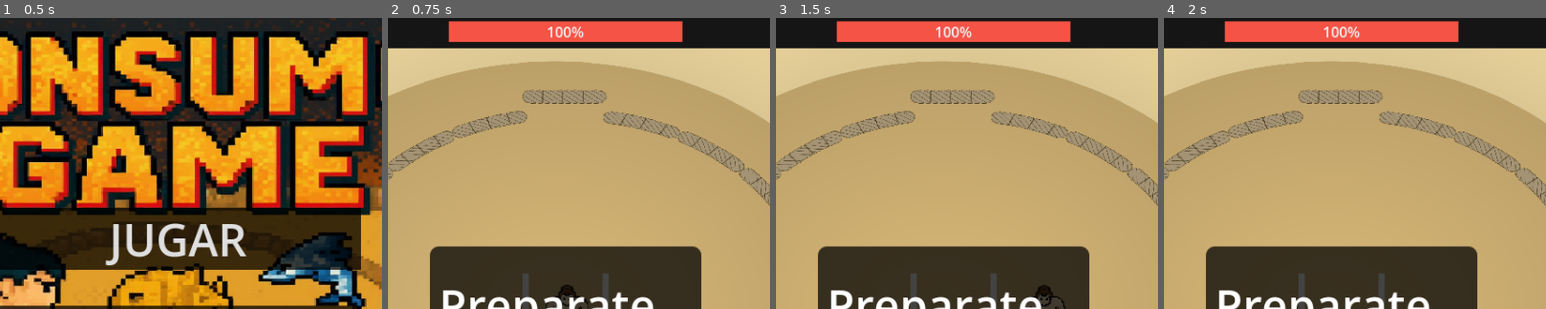
Above: before the commit, frames 1-4 (left to right).
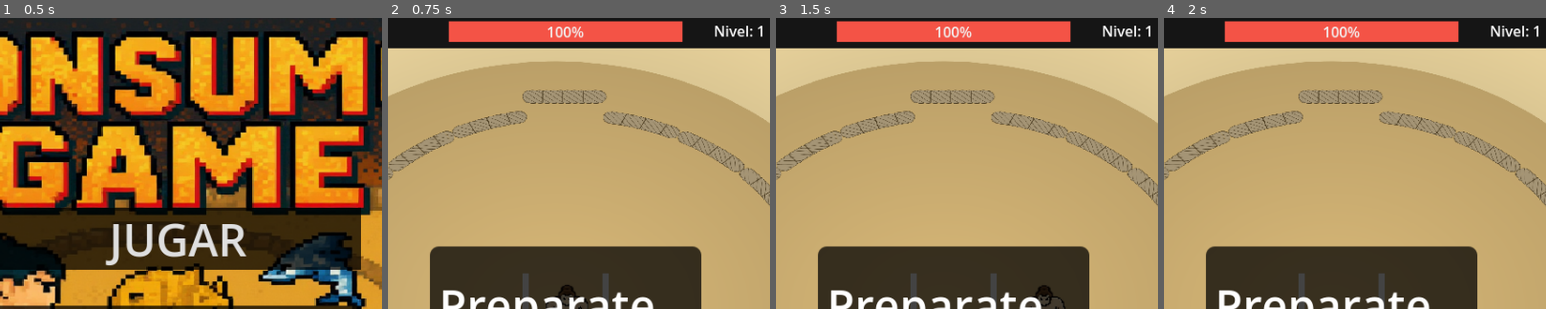
Above: after the commit, the same moments.

Repository: IRE7R0I/VideoGame-ConSumo-Complete
Game: Godot game, scene res://Scenes/Menu.tscn
Same seed, same stepped clock (60 frames per second), same inputs: the game is played once before the commit and once after it.
Inputs:
- Up to frame 1 (0.5 s): no input
- Up to frame 2 (0.75 s): click "JUGAR" at 0.5 s
- Up to frame 3 (1.5 s): tap Enter at 1.25 s; hold Right (ui_right) from 1.28 s (still down)
- Up to frame 4 (2 s): keep holding Right (ui_right)
The pictures show only the part of the screen within x 27-77%, y 1-51%; the shares and areas given below are measured in that part.

Frame 1 is identical in both runs. In frame 2, 0.3% of the frame differs, in the area x 85-98%, y 2-7%; in frame 3, 0.3%; in frame 4, 0.3%.

Commit message:
Alternative Version For University Project

Diff:
--- a/Scenes/Hud.tscn
+++ b/Scenes/Hud.tscn
@@ -30,6 +30,7 @@
 expand_margin_bottom = 5.0
 
 [node name="HUD" type="CanvasLayer"]
+process_mode = 1
 script = ExtResource("1_chfh5")
 
 [node name="ColorRect" type="ColorRect" parent="."]
@@ -128,7 +129,24 @@
 text = "SALIR
 "
 
+[node name="LevelCount" type="Label" parent="."]
+offset_left = 590.0
+offset_top = 7.0
+offset_right = 695.0
+offset_bottom = 32.0
+text = "NIVEL: "
+
+[node name="ContinueButton" type="Button" parent="."]
+process_mode = 2
+offset_left = 308.0
+offset_top = 436.0
+offset_right = 541.0
+offset_bottom = 490.0
+text = "CONTINUAR
+"
+
 [connection signal="pressed" from="RestartButton" to="." method="_on_restart_button_pressed"]
 [connection signal="timeout" from="MessageTimer" to="." method="_on_message_timer_timeout"]
+[connection signal="pressed" from="ExitButton" to="." method="_on_restart_button_pressed"]
 [connection signal="pressed" from="ExitButton" to="." method="_on_exit_button_pressed"]
-[connection signal="pressed" from="ExitButton" to="." method="_on_restart_button_pressed"]
+[connection signal="pressed" from="ContinueButton" to="." method="_on_continue_button_pressed"]
--- a/Scripts/Hud.gd
+++ b/Scripts/Hud.gd
@@ -5,12 +5,16 @@
 func _ready() -> void:
 	$RestartButton.hide()
 	$ExitButton.hide()
+	$ContinueButton.hide()
 
 func update_kilograms(total: int):
 	$KilogramCounter.text = "Kilos: " + str(total)
 
 func update_lives(cantidad: int):
 	$RemainingLives.text = "Vidas: " + str(cantidad)
+
+func update_level(nivel: int):
+	$LevelCount.text = "Nivel: " + str(nivel)
 
 func update_health_bar(value: int):
 	$ProgressBar.value = value
@@ -29,7 +33,15 @@
 	await $MessageTimer.timeout
 	$RestartButton.show()
 	$ExitButton.show()
-#
+
+func show_message_in_pause(text: String):
+	$Message.text = text
+	$Message.show()
+
+func show_continue_button():
+	print("Se muestra el boton")
+	$ContinueButton.show()
+
 func _on_message_timer_timeout():
 	$Message.hide()
 
@@ -41,3 +53,10 @@
 
 func _on_exit_button_pressed() -> void:
 	get_tree().quit()
+
+
+func _on_continue_button_pressed() -> void:
+	print("Funciona el Boton Continue")
+	$Message.hide()
+	$ContinueButton.hide()
+	get_parent().resume_game()
--- a/Scripts/Main.gd
+++ b/Scripts/Main.gd
@@ -12,6 +12,8 @@
 var generated_meals #Cada 10 comidas genera un pez globo
 var bad_probability
 var timer_difficult #creo que esta mal escrito tan buen ingles no tengo jajaja
+var level
+var kilogram_count_life
 
 func _ready() -> void:
 	new_game()
@@ -25,12 +27,16 @@
 	generated_meals = 0
 	bad_probability = 0.35
 	timer_difficult = 0.0
+	level = 1
+	kilogram_count_life = 0
 	$HUD.show_message("Preparate...")
 	$Player.start($StartPosition.position)
 	$StartTimer.start()
 	$HUD.update_kilograms(kilogram)
 	$HUD.update_health_bar(health)
 	$HUD.update_lives(life)
+	$HUD.update_level(level)
+
 	get_tree().call_group("enemies", "queue_free")
 	get_tree().call_group("goodfoods", "queue_free")
 	get_tree().call_group("badfoods", "queue_free")
@@ -47,6 +53,17 @@
 	$HUD.update_lives(0)
 	$HUD.show_game_over(kilogram)
 	$GameOverSound.play()
+
+func resume_game():
+	print("El juego sigue")
+	get_tree().paused = false
+
+func pause_and_announce_level(new_level: int) -> void:
+	get_tree().paused = true
+	var texto = "¡Nivel " + str(new_level) + " alcanzado!\nPresioná CONTINUAR"
+	$HUD.show_message_in_pause(texto)
+	$HUD.show_continue_button()
+
 
 func _on_start_timer_timeout() -> void:
 	$EnemyTimer.start()
@@ -74,6 +91,10 @@
 	if efecto == "buena":
 		$GoodFoodSound.play()
 		kilogram += 10
+		kilogram_count_life += 10
+		if kilogram_count_life >= 100:
+			life += 1
+			kilogram_count_life = 0
 		health += 10
 		if health > 100:
 			health = 100
@@ -88,13 +109,19 @@
 	elif efecto == "instakill":
 		died()
 
+
 	if kilogram >= objective_kilogram: #Para cuando aumente el objetivo de
 		health = 25
 		objective_kilogram *= 2
 
+		level += 1
+		pause_and_announce_level(level)
+
+
 	$HUD.update_kilograms(kilogram)
 	$HUD.update_health_bar(health)
 	$HUD.update_lives(life)
+	$HUD.update_level(level)
 
 func died():
 	$DeathSound.play()
